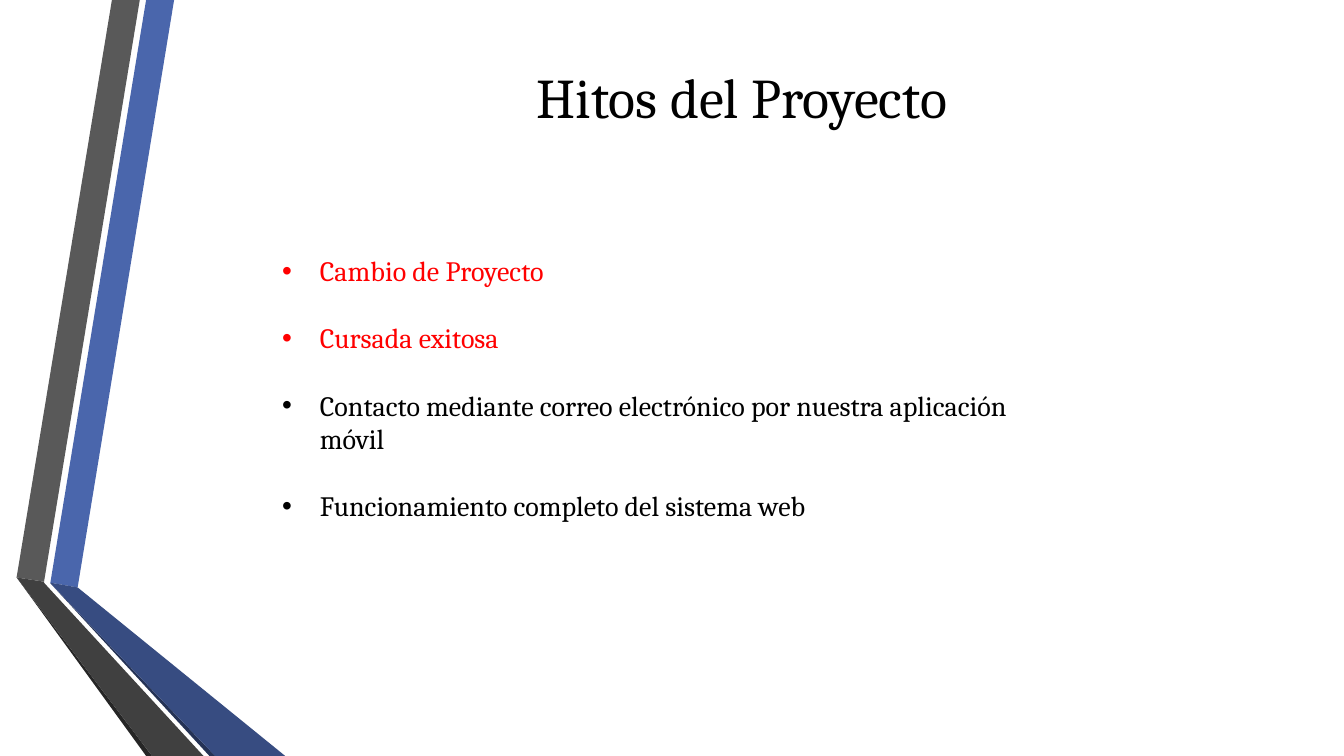
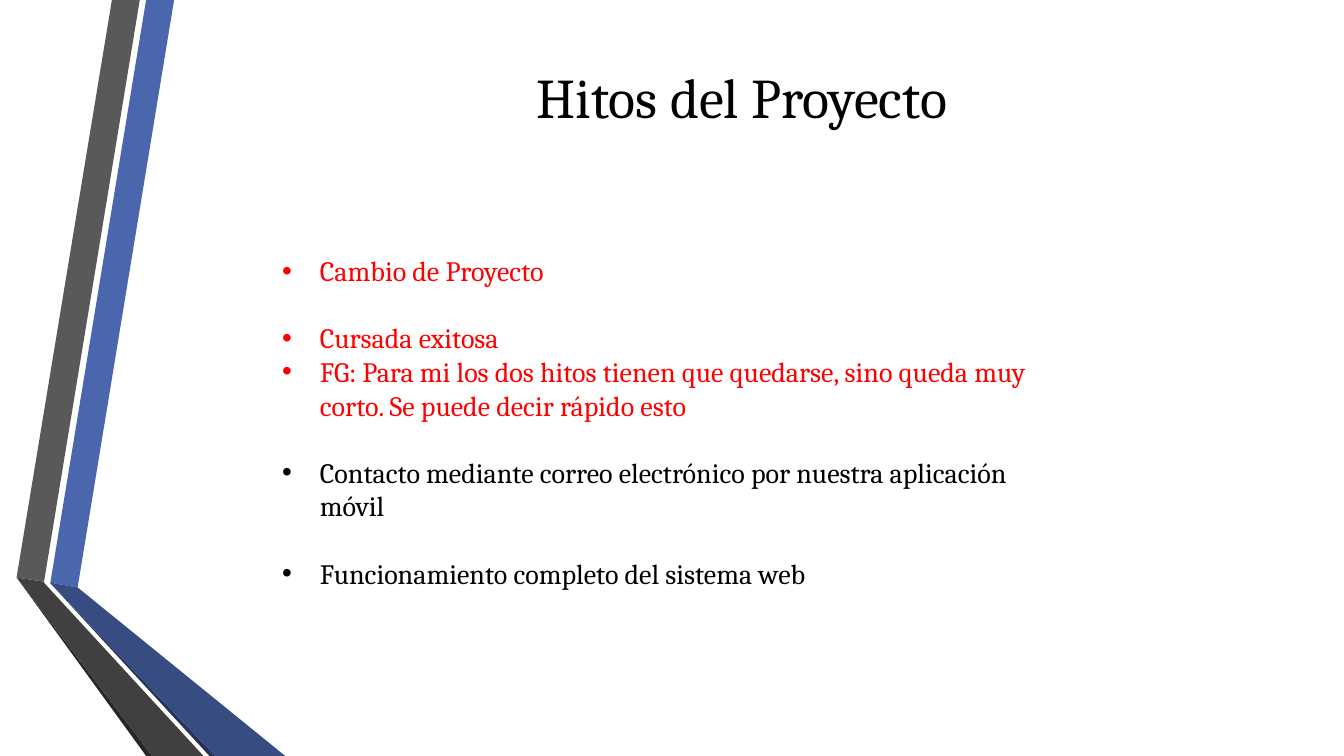
Before and after one commit to fge23/Sistema-VASPA, a slide deck: slide 9 of Presentaciones/Presentación VASPA - Diciembre 2020 - Examen Final/Presentación VASPA - Diciembre 2020 - Examen Final.pptx. Drawn at 1344x756 pixels with LibreOffice and Linux fonts; fonts in the diff are those of the drawing; background and template pictures are left out. Boxes give left, top, right and bottom in pixels: in the first picture for what was removed or moved away, otherwise in the second. Text is boxed around its words. In the diff, an @@ line names an element or a change of style, - is before the commit and + after.

```diff
--- a/Presentaciones/Presentación VASPA - Diciembre 2020 - Examen Final/Presentación VASPA - Diciembre 2020 - Examen Final.pptx
+++ b/Presentaciones/Presentación VASPA - Diciembre 2020 - Examen Final/Presentación VASPA - Diciembre 2020 - Examen Final.pptx
@@ text at box(320, 362, 1025, 422): paragraph added @@
+• FG: Para mi los dos hitos tienen que quedarse, sino queda muy corto. Se puede decir rápido esto
```
Also in this commit, not shown: 4 other slides changed.
